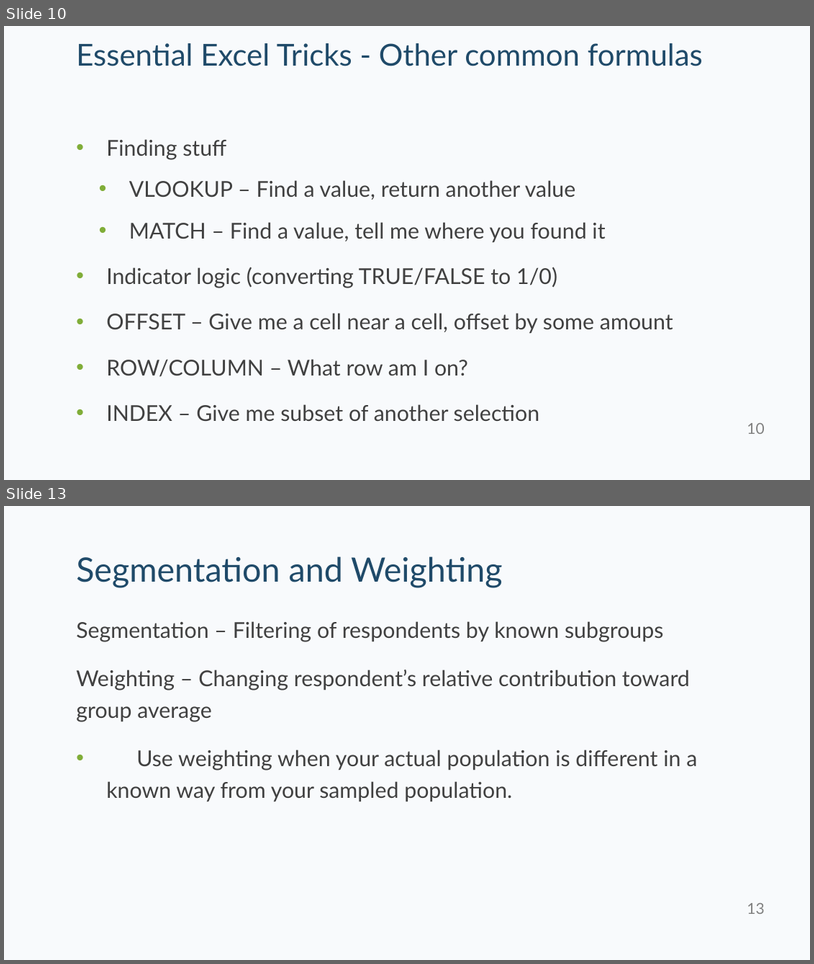
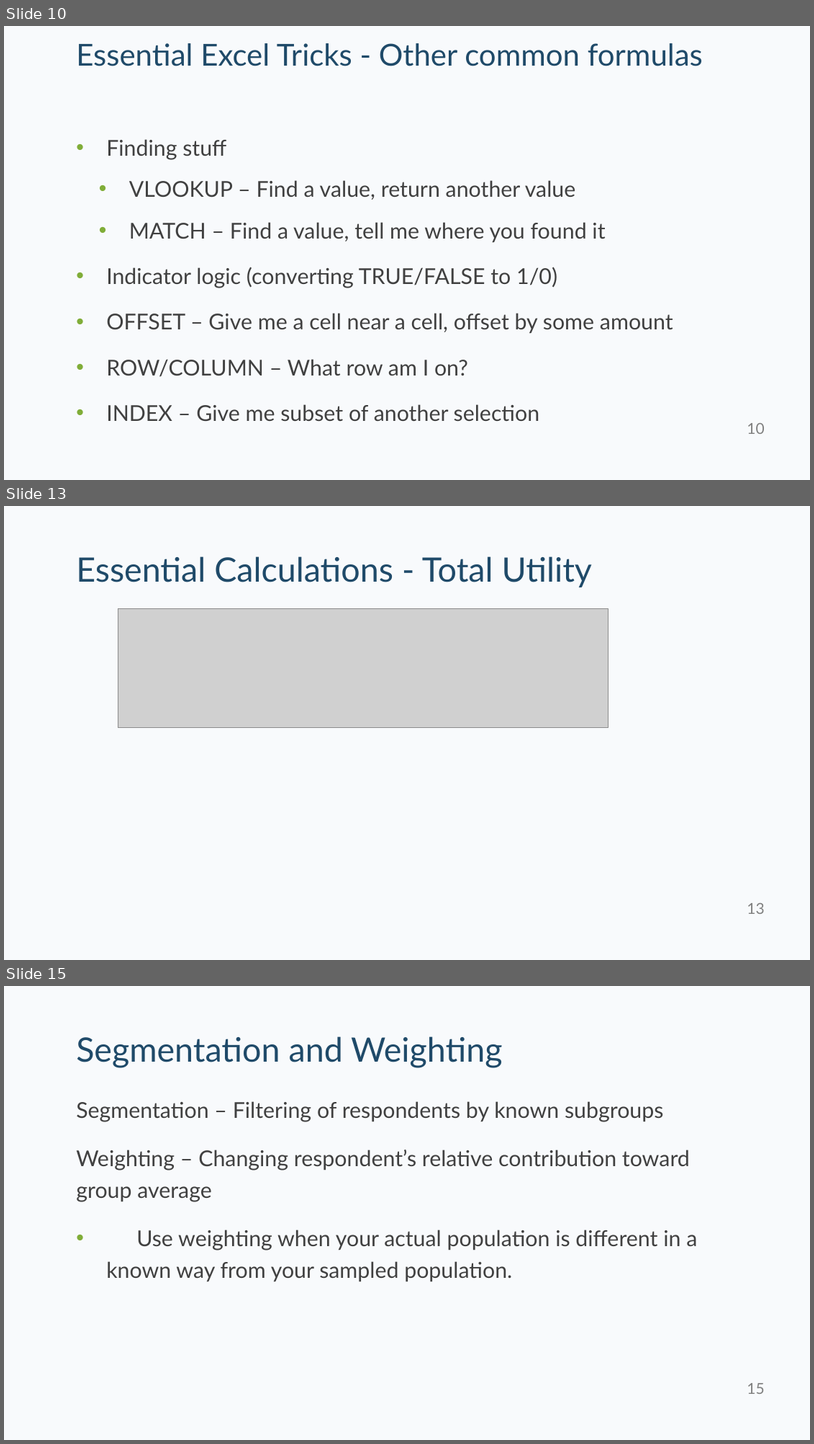
Before and after one commit to kpfairchild/ExcelSimulator, a slide deck: Excel Simulator Tips and Tricks.pptx. Shown one above the other, each under a label of ours: slides 10 and 13 before the commit, slides 10, 13 and 15 after it; the slides between them are not shown. The pictures are 814x964 and 814x1444 pixels, drawn with LibreOffice and Linux fonts; fonts in the diff are those of the drawing; grey boxes stand for pictures. Boxes give left, top, right and bottom in pixels: in the first picture for what was removed or moved away, otherwise in the second. Text is boxed around its words. In the diff, an @@ line names an element or a change of style, - is before the commit and + after.

```diff
--- a/Excel Simulator Tips and Tricks.pptx
+++ b/Excel Simulator Tips and Tricks.pptx
@@ slide 13 added at <box>4,506,810,960</box>, background #F8FAFC @@
@@ title added at <box>76,556,592,587</box>, 40 pt, text #1F4A69 @@
+Essential Calculations - Total Utility
@@ picture added at <box>118,609,609,728</box> @@
@@ page number added at <box>747,903,764,914</box>, 18 pt, text #808080 @@
+13
@@ what was slide 13 is now slide 15 @@
@@ page number at <box>747,1383,764,1394</box>: text changed @@
-13
+15
```
Also in this commit, not shown: 3 slides changed, 1 other slide added, 4 other files.
